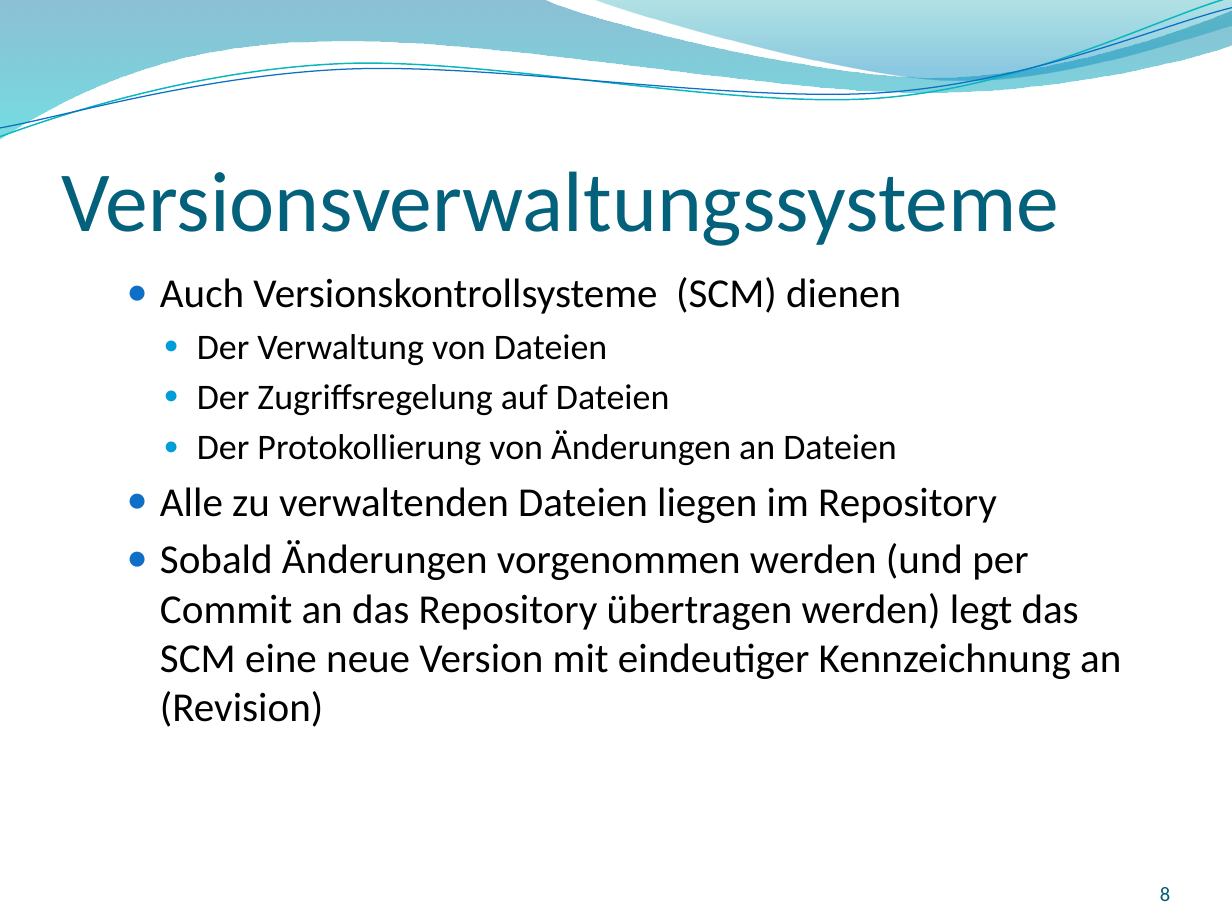
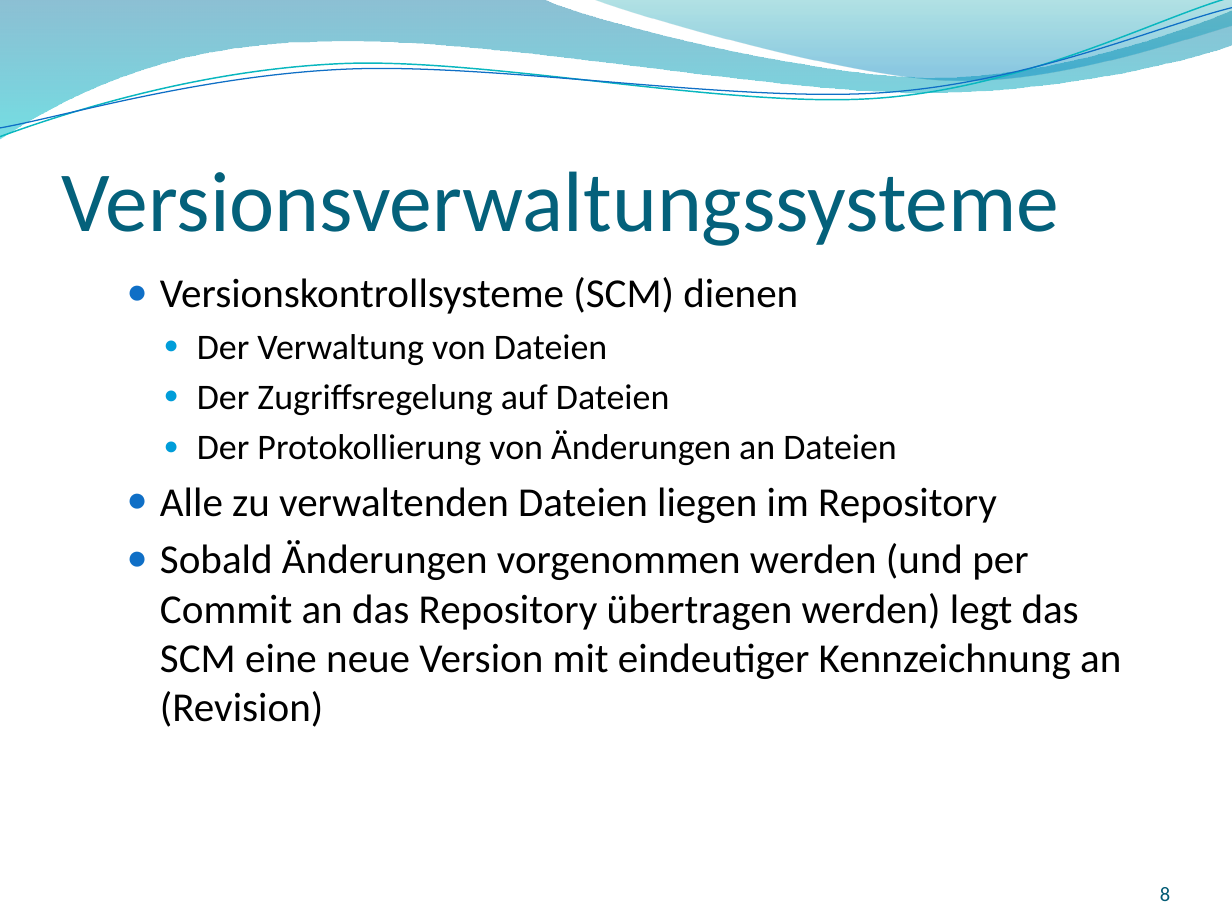
Before and after one commit to GitTyCat42/GITVortrag, a slide deck: slide 8 of SS2017_Git_2017-04-27_Nina-Stodolka_Johannes-Struzek.pptx. Drawn at 1232x924 pixels with LibreOffice and Linux fonts; fonts in the diff are those of the drawing; background and template pictures are left out. Boxes give left, top, right and bottom in pixels: in the first picture for what was removed or moved away, otherwise in the second. Text is boxed around its words. In the diff, an @@ line names an element or a change of style, - is before the commit and + after.

Commit message:
Versionsverwaltung
Vergleich

```diff
--- a/SS2017_Git_2017-04-27_Nina-Stodolka_Johannes-Struzek.pptx
+++ b/SS2017_Git_2017-04-27_Nina-Stodolka_Johannes-Struzek.pptx
@@ text at bbox=[160, 277, 798, 314]: text changed @@
-  ● Auch Versionskontrollsysteme (SCM) dienen
+  ● Versionskontrollsysteme (SCM) dienen
```
Also in this commit, not shown: 2 other slides changed.
